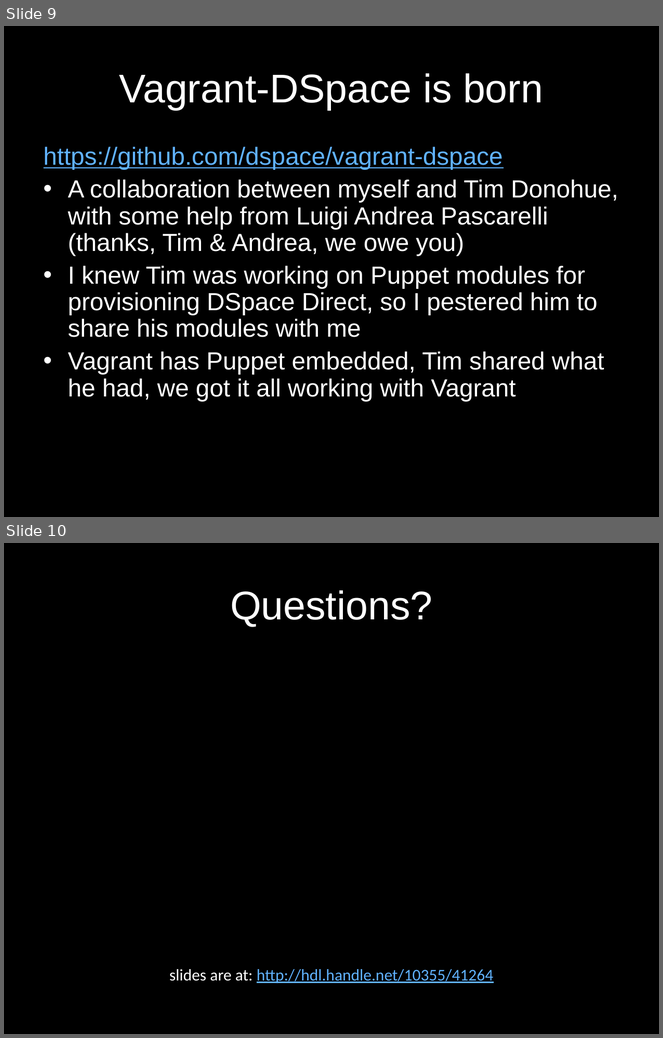
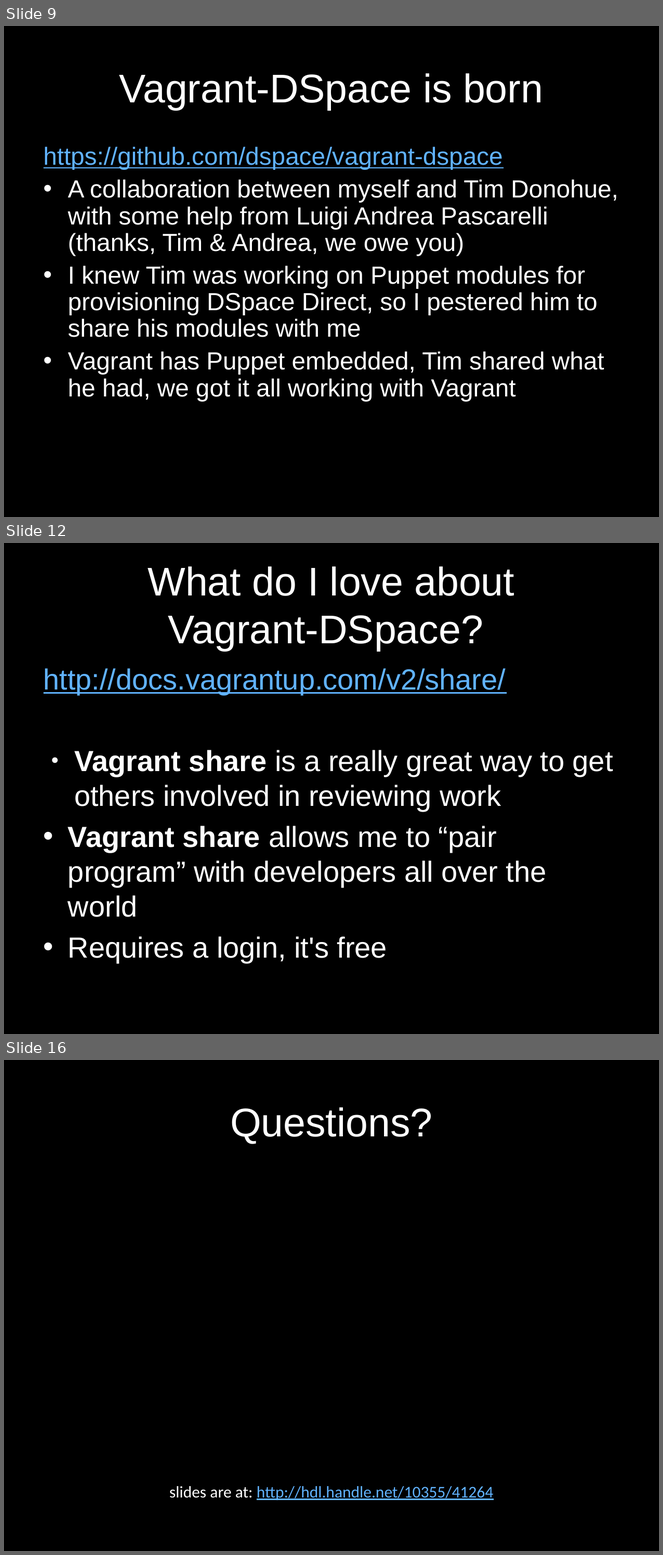
Before and after one commit to hardyoyo/or2015-live-demo-vagrant-dspace, a slide deck: intro_slides.odp. Shown one above the other, each under a label of ours: slides 9 and 10 before the commit, slides 9, 12 and 16 after it; the slides between them are not shown. The pictures are 663x1038 and 663x1555 pixels, drawn with LibreOffice and Linux fonts; fonts in the diff are those of the drawing. Boxes give left, top, right and bottom in pixels: in the first picture for what was removed or moved away, otherwise in the second. Text is boxed around its words. In the diff, an @@ line names an element or a change of style, - is before the commit and + after.

```diff
--- a/intro_slides.odp
+++ b/intro_slides.odp
@@ slide 12 added at [4, 543, 659, 1034], background #000000 @@
@@ title added at [148, 566, 515, 651], 44 pt, text #FFFFFF @@
+What do I love about
+Vagrant-DSpace?
@@ text added at [44, 668, 613, 963], 32 pt, text #FFFFFF @@
+http://docs.vagrantup.com/v2/share/
+● Vagrant share is a really great way to get others involved in reviewing work
+• Vagrant share allows me to “pair program” with developers all over the world
+• Requires a login, it's free
@@ what was slide 10 is now slide 16 @@
```
Also in this commit, not shown: 1 slide changed, 6 other slides added, 1 slide removed, 1 other file.
